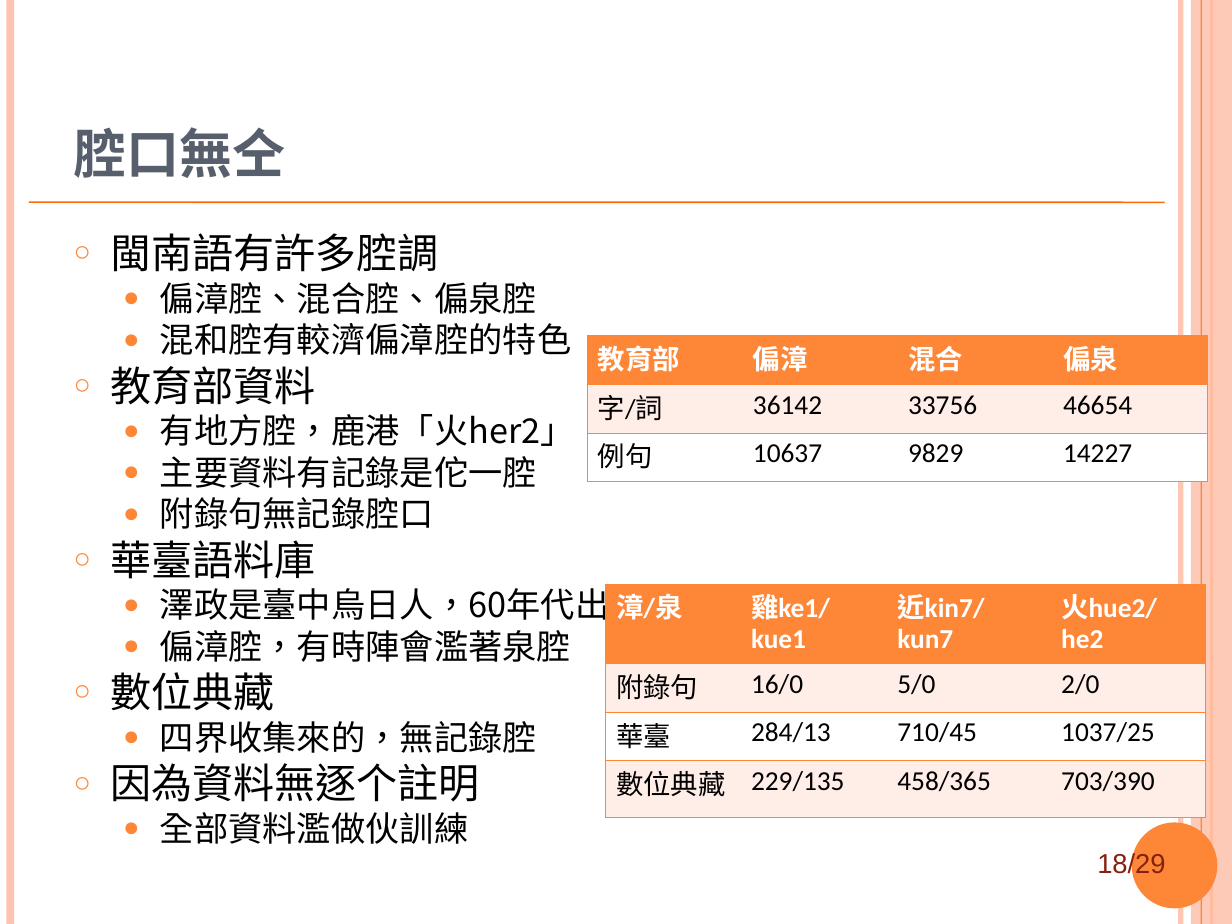
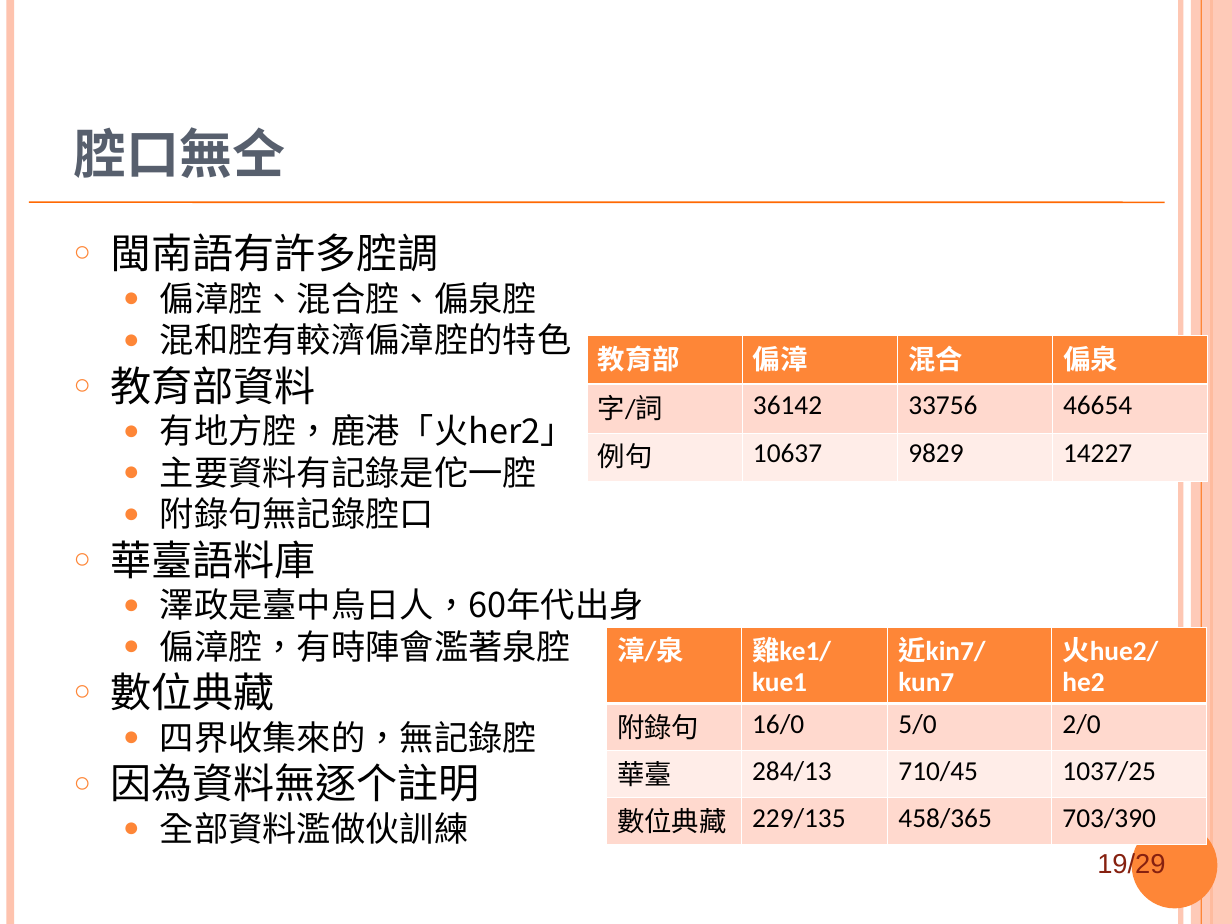
Before and after one commit to sih4sing5hong5/po3-ko3_tau5-iann2-phinn3, a slide deck: slide 19 of 翻譯報告.ppt (slide 18 before the commit). Drawn at 1232x924 pixels with LibreOffice and Linux fonts; fonts in the diff are those of the drawing; background and template pictures are left out. Boxes give left, top, right and bottom in pixels: in the first picture for what was removed or moved away, otherwise in the second. Text is boxed around its words. In the diff, an @@ line names an element or a change of style, - is before the commit and + after.

```diff
--- a/翻譯報告.ppt
+++ b/翻譯報告.ppt
@@ table at (586, 336, 1207, 482) @@
@@ fill #FFEDE8 to #FFD9CE in row 2 @@
@@ fill #FFFFFF to #FFEDE8 in row 3 @@
@@ borders changed @@
@@ table at (606, 627, 1206, 837) @@
@@ fill #FFEDE8 to #FFD9CE in 8 cells @@
@@ fill #FFFFFF to #FFEDE8 in row 3 @@
@@ borders changed @@
@@ table: place and size @@
-table at (605, 584, 1206, 818)
+table at (606, 627, 1206, 837)
@@ page number at (1097, 852, 1165, 879): text changed @@
-18/29
+19/29
```
Also in this commit, not shown: 15 other slides changed, 2 slides added.
